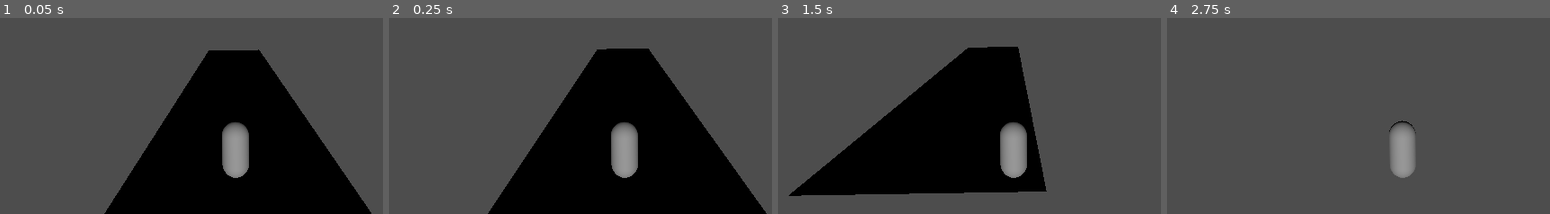
Above: before the commit, frames 1-4 (left to right).
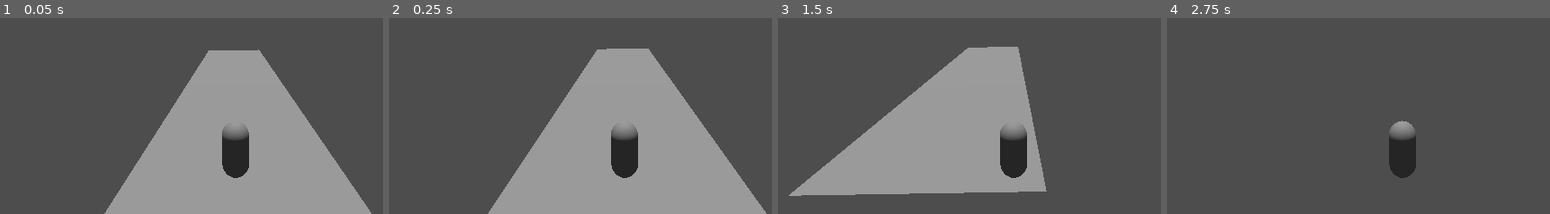
Above: after the commit, the same moments.

Repository: XiniDev/AutoScroller
Game: Godot game, scene res://level.tscn
Same seed, same stepped clock (60 frames per second), same inputs: the game is played once before the commit and once after it.
Inputs:
- Up to frame 1 (0.05 s): no input
- Up to frame 2 (0.25 s): no input
- Up to frame 3 (1.5 s): tap Enter (ui_accept) at 0.5, 0.77 s; hold D (move_right) 0.53-1.28 s; hold S (move_backwards) from 1.28 s (still down)
- Up to frame 4 (2.75 s): tap Enter (ui_accept) at 1.52 s; release S (move_backwards) at 2.03 s; hold D (move_right) from 2.03 s (still down)

The runs differ from the first frame. In frame 1, 35% of the frame differs, in the area x 27-97%, y 16-100%; in frame 2, 36%, in the area x 25-99%, y 15-100%; in frame 3, 30%; in frame 4, 1.6%.

Commit message:
world

Diff:
--- a/level.tscn
+++ b/level.tscn
@@ -1,6 +1,8 @@
-[gd_scene load_steps=4 format=3 uid="uid://dagvmjtry8s4p"]
+[gd_scene load_steps=5 format=3 uid="uid://dagvmjtry8s4p"]
 
 [ext_resource type="PackedScene" uid="uid://c0m3vhcmqio8x" path="res://player.tscn" id="1_fj3ey"]
+
+[sub_resource type="Environment" id="Environment_5hm5c"]
 
 [sub_resource type="PlaneMesh" id="PlaneMesh_o23mo"]
 size = Vector2(10, 50)
@@ -9,6 +11,12 @@
 points = PackedVector3Array(-5.1773, 0.17727, -25.1773, 5.10638, 0.17727, 25.1773, 5.10638, 0.17727, -25.1773, -5.1773, 0.17727, 25.1773)
 
 [node name="World" type="Node3D"]
+
+[node name="WorldEnvironment" type="WorldEnvironment" parent="."]
+environment = SubResource("Environment_5hm5c")
+
+[node name="DirectionalLight3D" type="DirectionalLight3D" parent="."]
+transform = Transform3D(1, 0, 0, 0, -4.37114e-08, 1, 0, -1, -4.37114e-08, 0, 30, 0)
 
 [node name="Floor" type="StaticBody3D" parent="."]
 
@@ -20,6 +28,3 @@
 
 [node name="Player" parent="." instance=ExtResource("1_fj3ey")]
 transform = Transform3D(1, 0, 0, 0, 1, 0, 0, 0, 1, 0, 2.51818, 24.5687)
-
-[node name="DirectionalLight3D" type="DirectionalLight3D" parent="."]
-transform = Transform3D(1, 0, 0, 0, 1, 0, 0, 0, 1, 0, 31.996, 0)
